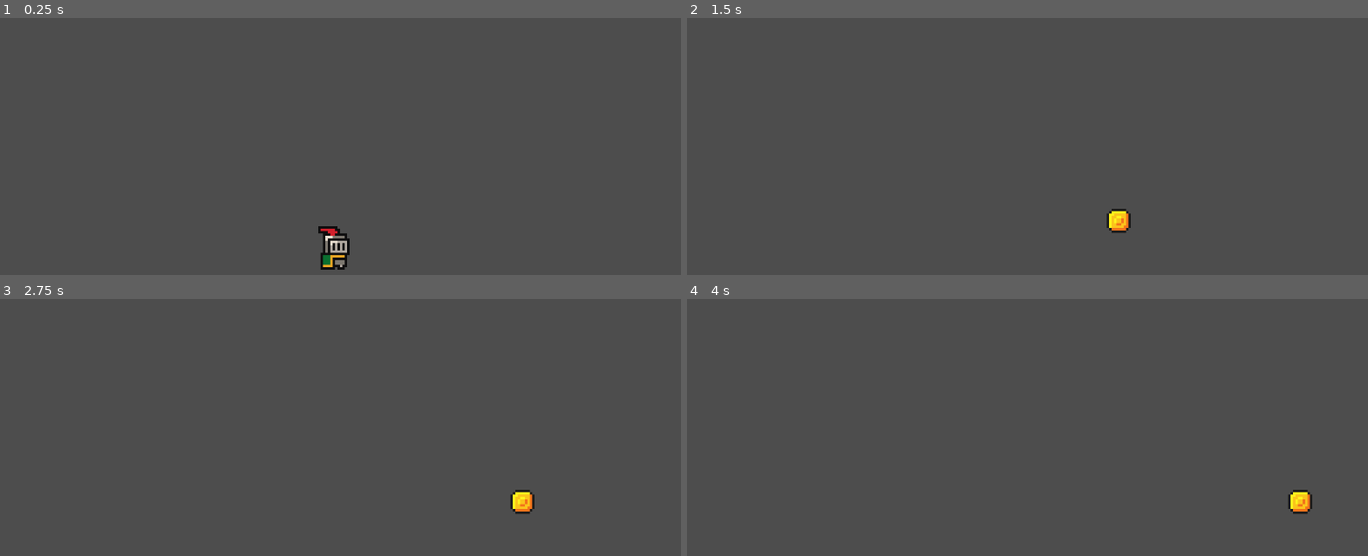
Above: before the commit, frames 1-4 (two rows, left to right).
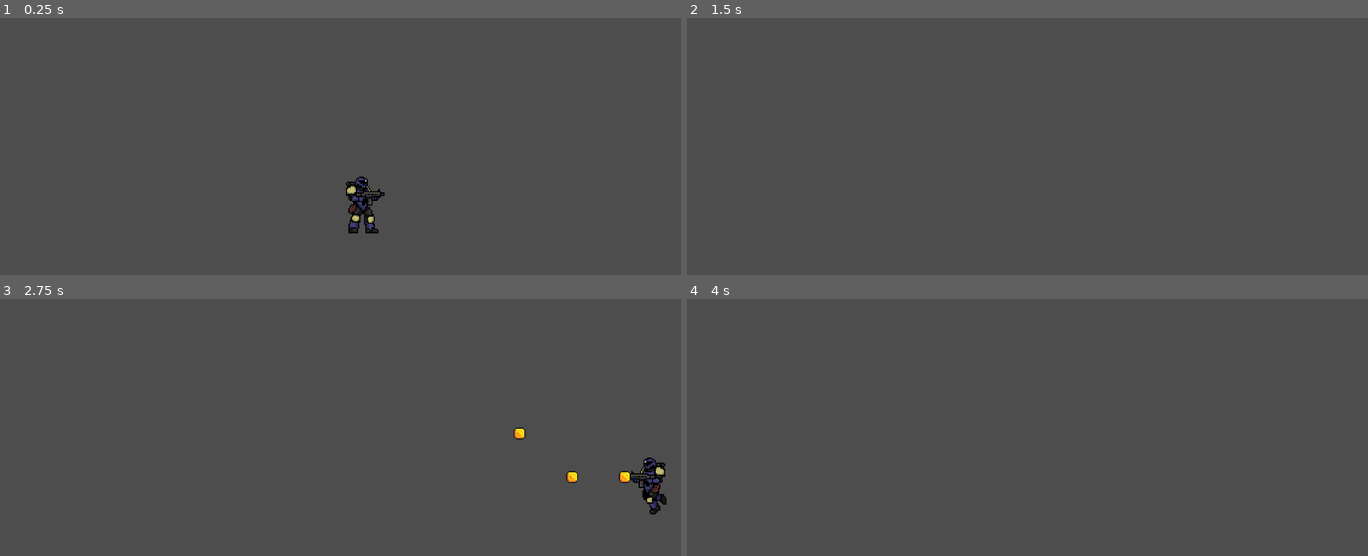
Above: after the commit, the same moments.

Repository: MihneaTudor/Fruit-Marine
Game: Godot game, scene res://Scenes/game.tscn
The game is run twice, just before and just after one commit, with the same random seed, the same clock (stepped at 60 frames per second) and the same inputs.
Inputs:
- Up to frame 1 (0.25 s): no input
- Up to frame 2 (1.5 s): tap Enter (ui_accept) at 0.5, 0.77 s; hold F (shoot) 0.53-1.28 s; hold Right (ui_right) from 0.53 s (still down); tap F (shoot) at 1.35 s
- Up to frame 3 (2.75 s): tap Enter (ui_accept) at 1.52 s; release Right (ui_right) at 2.03 s; hold Left (ui_left) from 2.03 s (still down); hold F (shoot) from 2.03 s (still down)
- Up to frame 4 (4 s): release Left (ui_left) at 2.78 s; release F (shoot) at 2.78 s; hold Right (ui_right) from 2.78 s (still down); tap F (shoot) at 2.85 s; tap Enter (ui_accept) at 3.02, 3.77 s; hold F (shoot) from 3.53 s (still down)

The runs differ from the first frame. In frame 1, 1.3% of the frame differs, in the area x 46-57%, y 61-98%; in frame 2, 0.3%; in frame 3, 1.1%; in frame 4, 0.3%.

Commit message:
Animations
Am adaugat animatii pt mers si idle.
Atunci cand isi schimba directia playeru is da si flip ca sa traga in directia potrivita.
Nota pt mine, adauga un buffer pt jump si schimba puterea gravitatiei cand preierul cade.

Diff:
--- a/fruit-marine-game/Scenes/Player.tscn
+++ b/fruit-marine-game/Scenes/Player.tscn
@@ -1,64 +1,146 @@
-[gd_scene load_steps=9 format=3 uid="uid://dkayc8u0sdaud"]
+[gd_scene load_steps=19 format=3 uid="uid://dkayc8u0sdaud"]
 
 [ext_resource type="Script" path="res://Scripts/player_movement.gd" id="1_5al3x"]
-[ext_resource type="Texture2D" uid="uid://ds05bxaqfnu4o" path="res://Assests/sprites/knight.png" id="1_vjnt0"]
+[ext_resource type="Texture2D" uid="uid://bulov4y5gs8m5" path="res://Assests/sprites/Bottom_SpriteSheet.png" id="2_gpwtj"]
+[ext_resource type="Texture2D" uid="uid://ctgk1r5o3u0yv" path="res://Assests/sprites/Top_SpriteSheet.png" id="3_xew1s"]
 
-[sub_resource type="AtlasTexture" id="AtlasTexture_iw24i"]
-atlas = ExtResource("1_vjnt0")
-region = Rect2(0, 0, 32, 32)
+[sub_resource type="AtlasTexture" id="AtlasTexture_1todu"]
+atlas = ExtResource("2_gpwtj")
+region = Rect2(0, 0, 64, 64)
 
-[sub_resource type="AtlasTexture" id="AtlasTexture_uihg3"]
-atlas = ExtResource("1_vjnt0")
-region = Rect2(32, 0, 32, 32)
+[sub_resource type="AtlasTexture" id="AtlasTexture_u7q7a"]
+atlas = ExtResource("2_gpwtj")
+region = Rect2(64, 0, 64, 64)
 
-[sub_resource type="AtlasTexture" id="AtlasTexture_viafv"]
-atlas = ExtResource("1_vjnt0")
-region = Rect2(64, 0, 32, 32)
+[sub_resource type="AtlasTexture" id="AtlasTexture_2b0ts"]
+atlas = ExtResource("2_gpwtj")
+region = Rect2(128, 0, 64, 64)
 
-[sub_resource type="AtlasTexture" id="AtlasTexture_w02i0"]
-atlas = ExtResource("1_vjnt0")
-region = Rect2(96, 0, 32, 32)
+[sub_resource type="AtlasTexture" id="AtlasTexture_sbs0m"]
+atlas = ExtResource("2_gpwtj")
+region = Rect2(192, 0, 64, 64)
 
-[sub_resource type="SpriteFrames" id="SpriteFrames_b8t6n"]
+[sub_resource type="AtlasTexture" id="AtlasTexture_hmseo"]
+atlas = ExtResource("2_gpwtj")
+region = Rect2(256, 0, 64, 64)
+
+[sub_resource type="AtlasTexture" id="AtlasTexture_4qf2o"]
+atlas = ExtResource("2_gpwtj")
+region = Rect2(320, 0, 64, 64)
+
+[sub_resource type="AtlasTexture" id="AtlasTexture_j4jsg"]
+atlas = ExtResource("2_gpwtj")
+region = Rect2(384, 0, 64, 64)
+
+[sub_resource type="SpriteFrames" id="SpriteFrames_te3qe"]
 animations = [{
 "frames": [{
 "duration": 1.0,
-"texture": SubResource("AtlasTexture_iw24i")
-}, {
-"duration": 1.0,
-"texture": SubResource("AtlasTexture_uihg3")
-}, {
-"duration": 1.0,
-"texture": SubResource("AtlasTexture_viafv")
-}, {
-"duration": 1.0,
-"texture": SubResource("AtlasTexture_w02i0")
+"texture": SubResource("AtlasTexture_1todu")
 }],
 "loop": true,
 "name": &"Idle",
 "speed": 5.0
+}, {
+"frames": [{
+"duration": 1.0,
+"texture": SubResource("AtlasTexture_u7q7a")
+}, {
+"duration": 1.0,
+"texture": SubResource("AtlasTexture_2b0ts")
+}, {
+"duration": 1.0,
+"texture": SubResource("AtlasTexture_sbs0m")
+}, {
+"duration": 1.0,
+"texture": SubResource("AtlasTexture_hmseo")
+}, {
+"duration": 1.0,
+"texture": SubResource("AtlasTexture_4qf2o")
+}, {
+"duration": 1.0,
+"texture": SubResource("AtlasTexture_j4jsg")
+}],
+"loop": true,
+"name": &"Running",
+"speed": 10.0
 }]
 
-[sub_resource type="CircleShape2D" id="CircleShape2D_14q1v"]
-radius = 7.07107
+[sub_resource type="AtlasTexture" id="AtlasTexture_8mjk6"]
+atlas = ExtResource("3_xew1s")
+region = Rect2(0, 0, 64, 64)
+
+[sub_resource type="AtlasTexture" id="AtlasTexture_jvo28"]
+atlas = ExtResource("3_xew1s")
+region = Rect2(64, 0, 64, 64)
+
+[sub_resource type="AtlasTexture" id="AtlasTexture_sftyv"]
+atlas = ExtResource("3_xew1s")
+region = Rect2(128, 0, 64, 64)
+
+[sub_resource type="AtlasTexture" id="AtlasTexture_de8vr"]
+atlas = ExtResource("3_xew1s")
+region = Rect2(192, 0, 64, 64)
+
+[sub_resource type="AtlasTexture" id="AtlasTexture_g8216"]
+atlas = ExtResource("3_xew1s")
+region = Rect2(0, 0, 64, 64)
+
+[sub_resource type="SpriteFrames" id="SpriteFrames_odtwb"]
+animations = [{
+"frames": [{
+"duration": 1.0,
+"texture": SubResource("AtlasTexture_8mjk6")
+}, {
+"duration": 1.0,
+"texture": SubResource("AtlasTexture_jvo28")
+}, {
+"duration": 1.0,
+"texture": SubResource("AtlasTexture_sftyv")
+}, {
+"duration": 1.0,
+"texture": SubResource("AtlasTexture_de8vr")
+}],
+"loop": true,
+"name": &"Idle",
+"speed": 5.0
+}, {
+"frames": [{
+"duration": 1.0,
+"texture": SubResource("AtlasTexture_g8216")
+}],
+"loop": false,
+"name": &"Shooting",
+"speed": 5.0
+}]
+
+[sub_resource type="RectangleShape2D" id="RectangleShape2D_osge1"]
+size = Vector2(20, 47)
 
 [node name="player" type="CharacterBody2D"]
-position = Vector2(-7, 5)
+position = Vector2(0, 5)
 script = ExtResource("1_5al3x")
 
-[node name="AnimatedSprite2D" type="AnimatedSprite2D" parent="."]
-position = Vector2(-25, -10)
-sprite_frames = SubResource("SpriteFrames_b8t6n")
-animation = &"Idle"
+[node name="BottomSprite" type="AnimatedSprite2D" parent="."]
+position = Vector2(4, -8)
+sprite_frames = SubResource("SpriteFrames_te3qe")
+animation = &"Running"
+autoplay = "Idle"
+frame_progress = 0.395931
+
+[node name="TopSprite" type="AnimatedSprite2D" parent="."]
+position = Vector2(4, -8)
+sprite_frames = SubResource("SpriteFrames_odtwb")
+animation = &"Shooting"
 autoplay = "Idle"
 
 [node name="CollisionShape2D" type="CollisionShape2D" parent="."]
-position = Vector2(-25, -6)
-shape = SubResource("CircleShape2D_14q1v")
+position = Vector2(0, 0.5)
+shape = SubResource("RectangleShape2D_osge1")
 
 [node name="Marker2D" type="Marker2D" parent="."]
-position = Vector2(-13, -5)
+position = Vector2(20, -7)
 
 [node name="Timer" type="Timer" parent="."]
-wait_time = 0.75
+wait_time = 0.2
 one_shot = true
--- a/fruit-marine-game/Scenes/game.tscn
+++ b/fruit-marine-game/Scenes/game.tscn
@@ -8,7 +8,7 @@
 [node name="Node2D" type="Node2D"]
 
 [node name="CharacterBody2D" parent="." instance=ExtResource("1_ufoxo")]
-position = Vector2(-31, -12)
+position = Vector2(-34, -25)
 
 [node name="StaticBody2D" type="StaticBody2D" parent="."]
 position = Vector2(-25, 5)
@@ -19,4 +19,4 @@
 
 [node name="Camera2D" type="Camera2D" parent="."]
 position = Vector2(-57, -16)
-zoom = Vector2(4, 4)
+zoom = Vector2(2, 2)
--- a/fruit-marine-game/Scripts/glont_zburat.gd
+++ b/fruit-marine-game/Scripts/glont_zburat.gd
@@ -1,6 +1,6 @@
 extends Area2D
 
-var speed = 30
+var speed = 500
 
 func _physics_process(delta):
 	position += transform.x * speed * delta
--- a/fruit-marine-game/Scripts/player_movement.gd
+++ b/fruit-marine-game/Scripts/player_movement.gd
@@ -5,17 +5,33 @@
 const SPEED = 300.0
 const JUMP_VELOCITY = -400.0
 
+var orientation = 1
 
 func _physics_process(delta: float) -> void:
 	if not is_on_floor():
 		velocity += get_gravity() * delta
+
 	if Input.is_action_pressed("shoot") and $Timer.is_stopped():
 		shoot()
-
 
 	if Input.is_action_just_pressed("ui_accept") and is_on_floor():
 		velocity.y = JUMP_VELOCITY
 	var direction := Input.get_axis("ui_left", "ui_right")
+
+	#Handle Animations
+	if $Timer.is_stopped():
+		$TopSprite.play("Idle")
+
+
+	if direction != 0 and direction != orientation:
+		self.scale.x *= -1
+		orientation *= -1
+
+	if direction == 0:
+		$BottomSprite.play("Idle")
+	else:
+		$BottomSprite.play("Running")
+
 	if direction:
 		velocity.x = direction * SPEED
 	else:
@@ -23,6 +39,8 @@
 	move_and_slide()
 
 func shoot():
+	$TopSprite.play("Shooting")
+
 	var b = scene.instantiate()
 	owner.add_child(b)
 	b.global_transform = $Marker2D.global_transform
--- a/fruit-marine-game/project.godot
+++ b/fruit-marine-game/project.godot
@@ -23,6 +23,11 @@
 ]
 }
 
+[physics]
+
+2d/snap/snap_2d_transforms_to_pixel=false
+2d/canvas_textures/default_texture_filter=2
+
 [rendering]
 
 textures/canvas_textures/default_texture_filter=0
Binary file added: fruit-marine-game/Assests/sprites/Bottom_SpriteSheet.png
Not shown, added: fruit-marine-game/Assests/sprites/Bottom_SpriteSheet.png.import
Binary file added: fruit-marine-game/Assests/sprites/Top_SpriteSheet.png
Not shown, added: fruit-marine-game/Assests/sprites/Top_SpriteSheet.png.import
